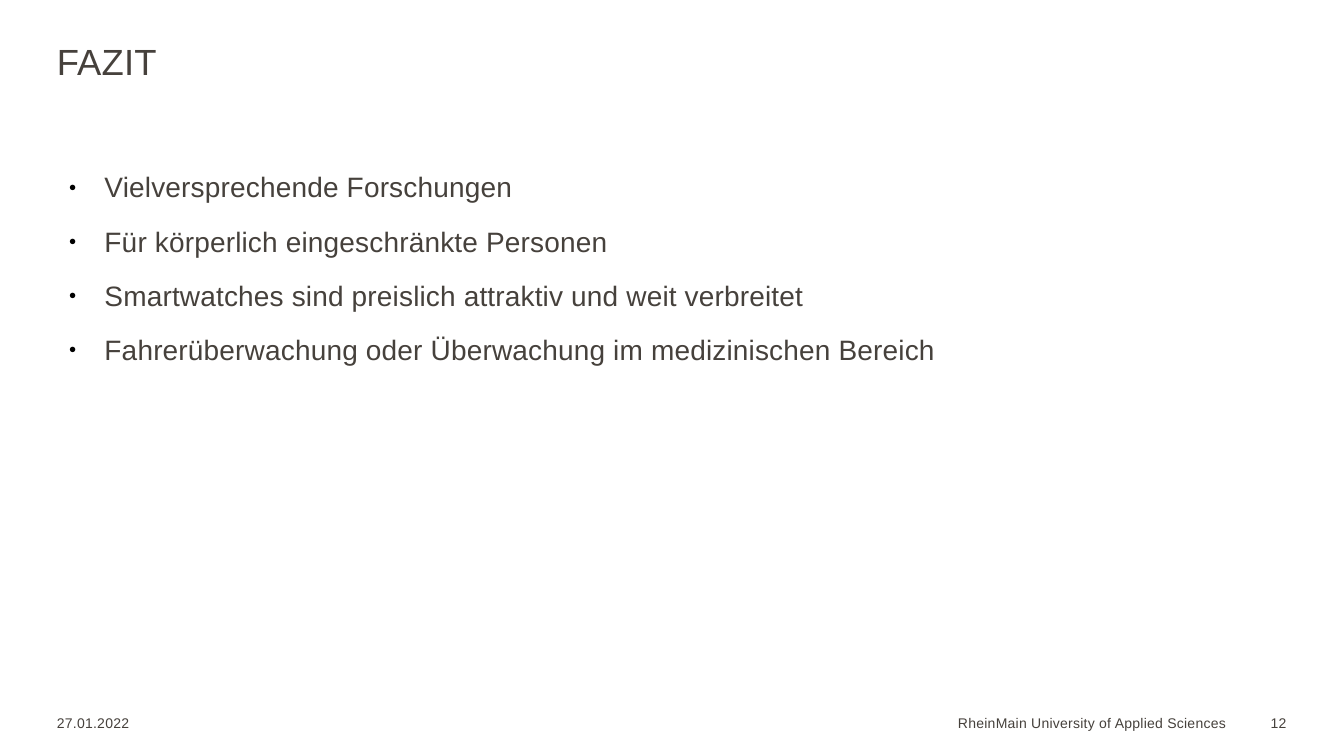
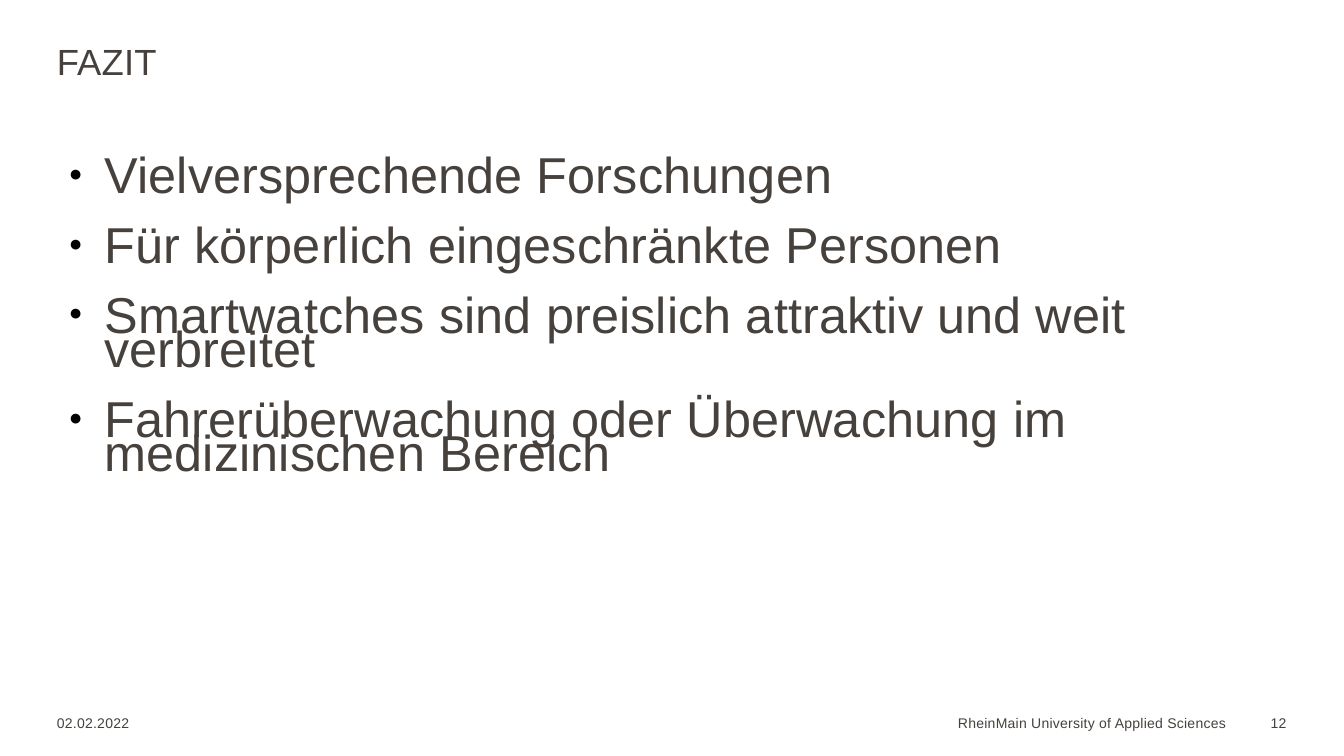
Before and after one commit to Georgios24816/hsrm, a slide deck: slide 12 of 5/Seminar/Georgios_Markou_10.odp. Drawn at 1344x756 pixels with LibreOffice and Linux fonts; fonts in the diff are those of the drawing; background and template pictures are left out. Boxes give left, top, right and bottom in pixels: in the first picture for what was removed or moved away, otherwise in the second. Text is boxed around its words. In the diff, an @@ line names an element or a change of style, - is before the commit and + after.

```diff
--- a/5/Seminar/Georgios_Markou_10.odp
+++ b/5/Seminar/Georgios_Markou_10.odp
@@ text "Vielversprechende Forschungen" at <box>104,156,1126,472</box>: size 20 to 36 pt; more space between paragraphs @@
@@ text at <box>57,718,129,728</box>: text changed @@
-27.01.2022
+02.02.2022
```
Also in this commit, not shown: 10 other slides changed, 1 slide added, 2 other files.
